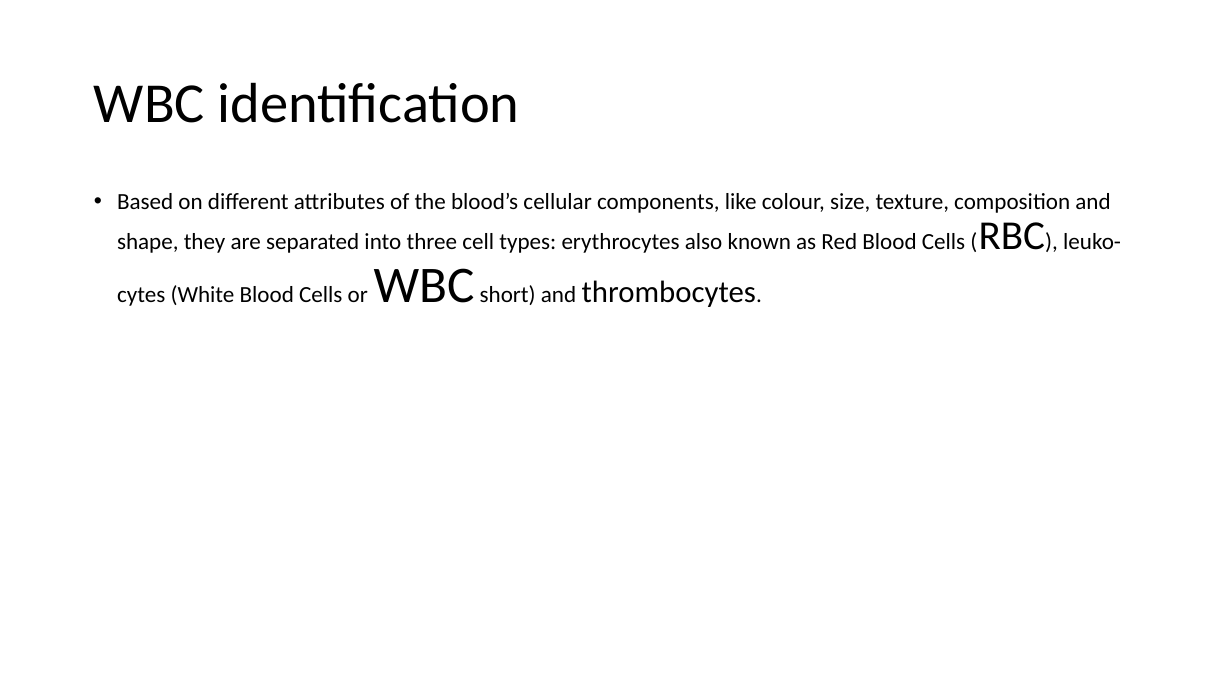
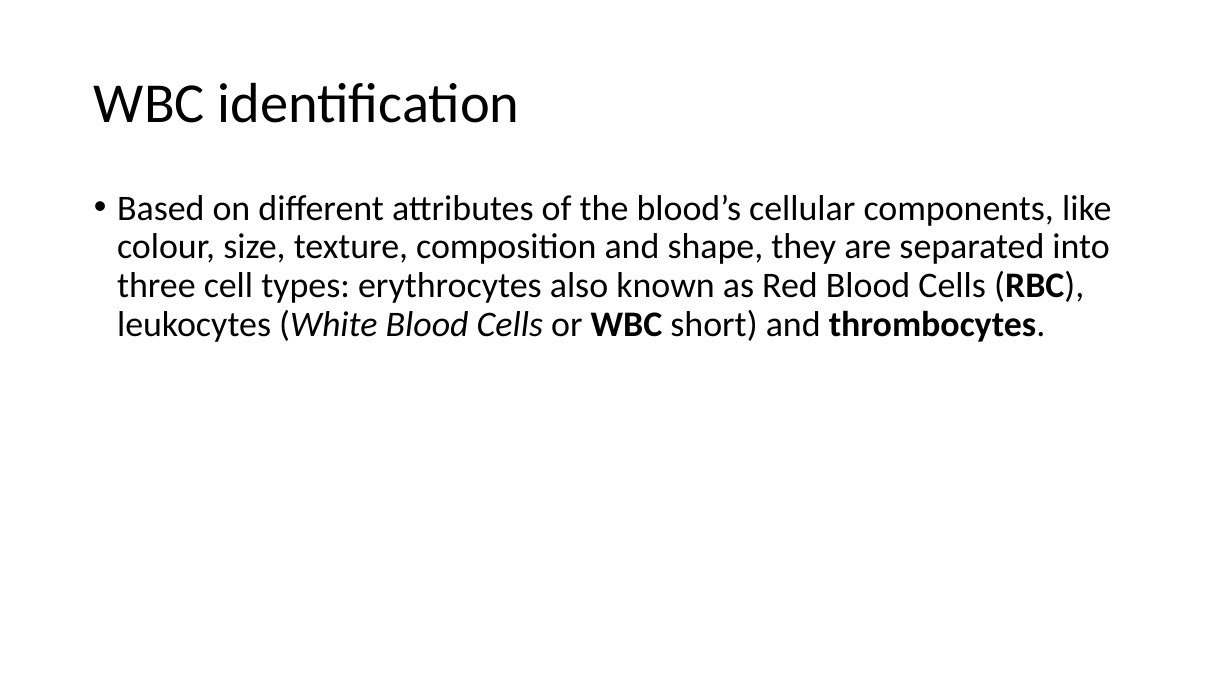
Before and after one commit to JNSchwartz/better_blood, a slide deck: slide 2 of betterblood.pptx. Drawn at 1232x693 pixels with LibreOffice and Linux fonts; fonts in the diff are those of the drawing; background and template pictures are left out. Boxes give left, top, right and bottom in pixels: in the first picture for what was removed or moved away, otherwise in the second. Text is boxed around its words. In the diff, an @@ line names an element or a change of style, - is before the commit and + after.

```diff
--- a/betterblood.pptx
+++ b/betterblood.pptx
@@ text at (117, 194, 1111, 342): text changed; size 18 to 28 pt @@
-• Based on different attributes of the blood’s cellular components, like colour, size, texture, composition and shape, they are separated into three cell types: erythrocytes also known as Red Blood Cells (RBC), leuko- cytes (White Blood Cells or WBC short) and thrombocytes.
+• Based on different attributes of the blood’s cellular components, like colour, size, texture, composition and shape, they are separated into three cell types: erythrocytes also known as Red Blood Cells (RBC), leukocytes (White Blood Cells or WBC short) and thrombocytes.
```
Also in this commit, not shown: 4 other slides changed, 2 slides added, 2 slides removed.
